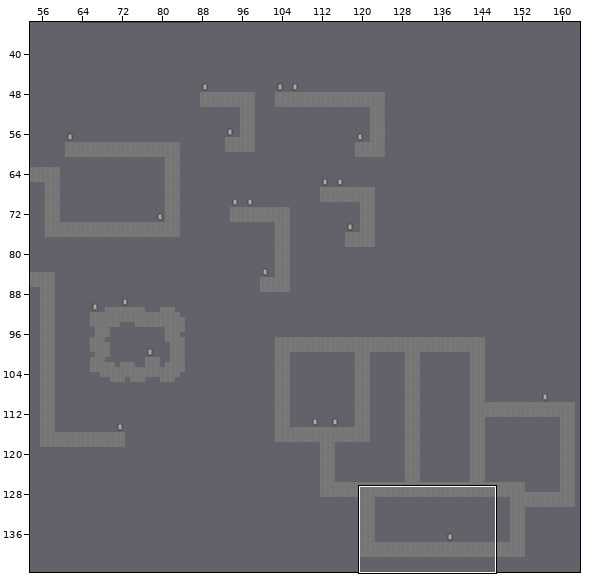
Tiled map -- src/maps/extended_map.tmx. The first picture is a wide view before the edit; the outline marks the close-up.
Close-up. Before:
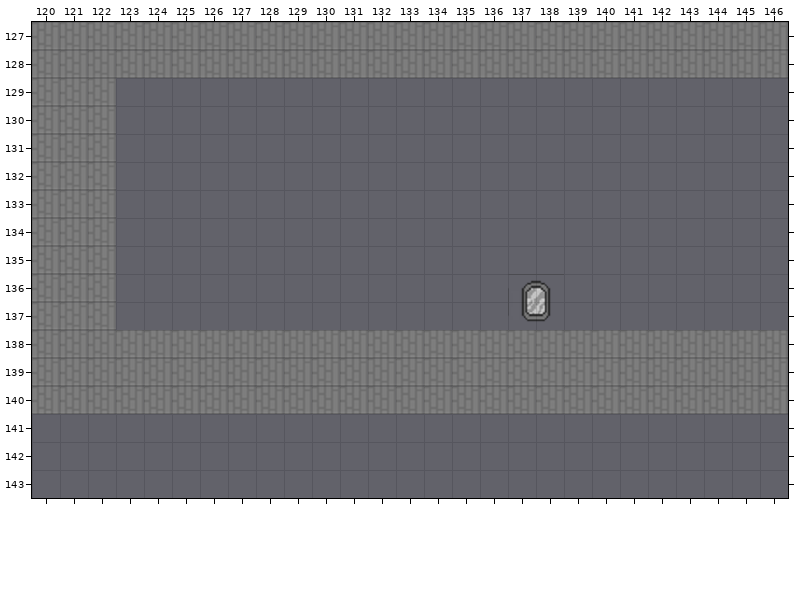
Cells are 32x32 px. Shown: x 120..146, y 127..143. The commit also changed other parts of the map, which this record leaves out.
After the commit:
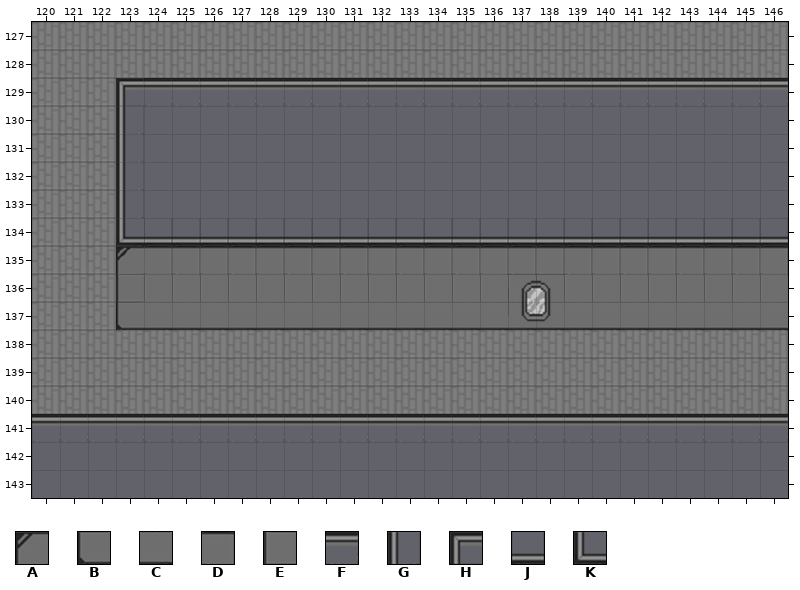
Key: from "House": A 96, B 98, C 99, D 102, E 103, F 116, G 118, H 119, J 131, K 132.
_ is an empty cell.
Commit: Added walls and decoration
The edit:
Layer "Walls":
y 135: x 123..146 ________________________ -> ADDDDDDDDDDDDDDDDDDDDDDD
y 136: x 123 _ -> E
y 137: x 123..146 ________________________ -> BCCCCCCCCCCCCCCCCCCCCCCC
Layer "Border":
y 129: x 123..146 ________________________ -> HFFFFFFFFFFFFFFFFFFFFFFF
y 130..133: x 123 _ -> G
y 134: x 123..146 ________________________ -> KJJJJJJJJJJJJJJJJJJJJJJJ
y 141: x 120..146 ___________________________ -> FFFFFFFFFFFFFFFFFFFFFFFFFFF
Changed places in both close-ups, as pixel boxes (x1, y1, x2, y2):
added: (116, 78, 788, 330)
added: (32, 414, 788, 442)
